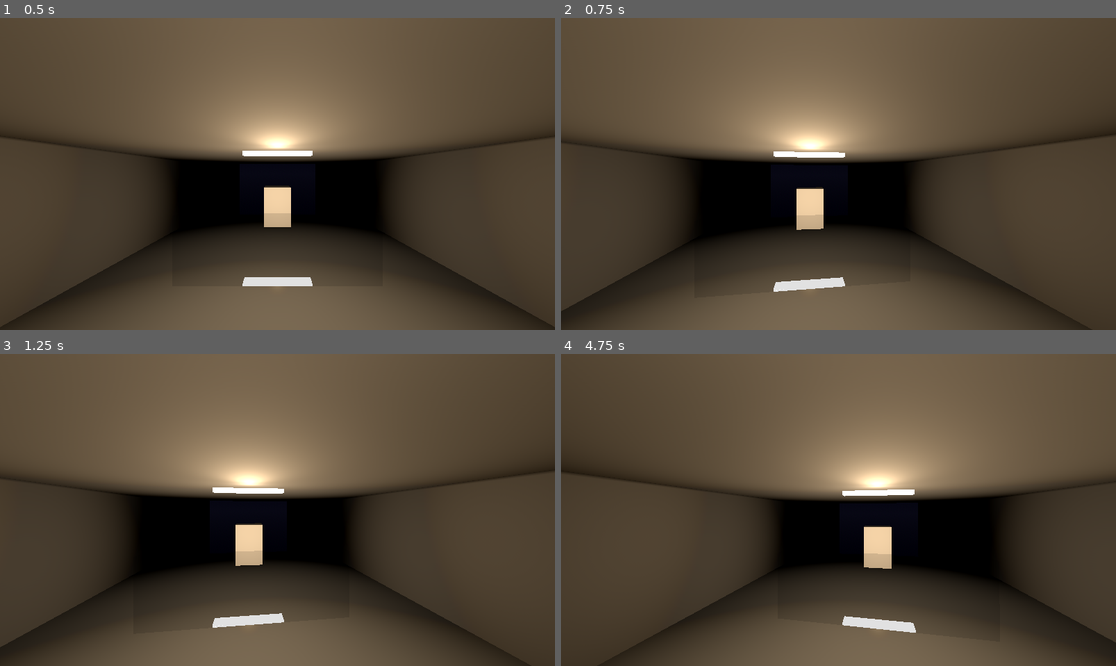
Above: before the commit, frames 1-4 (two rows, left to right).
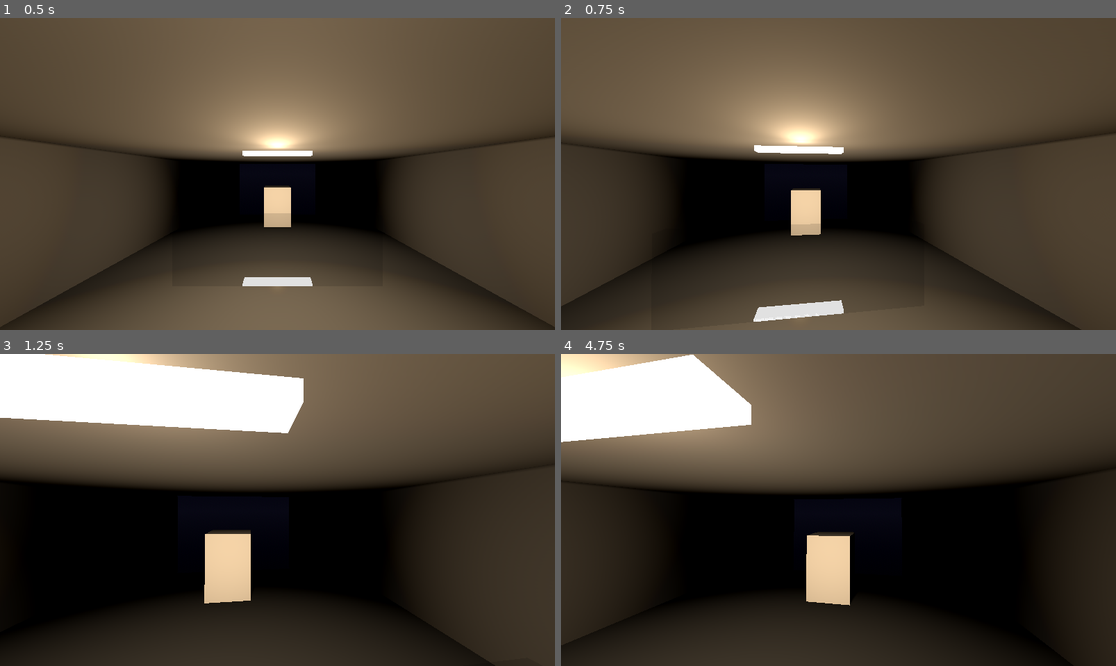
Above: after the commit, the same moments.

Repository: cbcom-wq/whoknows
Game: Godot game, scene res://scenes/flight_test.tscn
The game is run twice, just before and just after one commit, with the same random seed, the same clock (stepped at 60 frames per second) and the same inputs.
Inputs (mouse positions are in pixels of both pictures, inside the frame that each line leads up to):
- Up to frame 1 (0.5 s): no input
- Up to frame 2 (0.75 s): tap Enter at 0.5 s; move the mouse to (866, 174) at 0.52 s; hold W (move_forward, bound only after the commit) from 0.53 s (still down); hold Space (boost, bound only after the commit) from 0.53 s (still down); click (866, 174) at 0.67 s
- Up to frame 3 (1.25 s): keep holding W (move_forward, bound only after the commit); keep holding Space (boost, bound only after the commit); tap Ctrl (crouch, bound only after the commit) at 0.8 s
- Up to frame 4 (4.75 s): keep holding W (move_forward, bound only after the commit); move the mouse to (810, 510) at 1.27 s; release Space (boost, bound only after the commit) at 1.28 s; tap Ctrl (crouch, bound only after the commit) at 1.35 s; click (810, 510) at 1.42 s; tap V (cycle_camera, bound only after the commit) at 1.55 s; move the mouse to (849, 503) at 2.02 s; hold V (cycle_camera, bound only after the commit) 2.03-2.78 s; click (849, 503) at 2.17 s; tap F (interact, bound only after the commit) at 2.3, 2.85 s; move the mouse to (832, 516) at 2.77 s; click (832, 516) at 2.92 s; tap Shift (sprint, bound only after the commit) at 3.05 s; tap Space (boost, bound only after the commit) at 3.5, 4.55 s; move the mouse to (877, 513) at 3.52 s; hold Shift (sprint, bound only after the commit) 3.53-4.28 s; click (877, 513) at 3.67 s; tap Z (toggle_assist, bound only after the commit) at 3.8, 4.35 s; move the mouse to (794, 506) at 4.27 s; click (794, 506) at 4.42 s

Frame 1 is identical in both runs. In frame 2, 7.0% of the frame differs, in the area x 0-89%, y 29-98%; in frame 3, 60%; in frame 4, 76%, in the area x 0-100%, y 0-100%.

Commit message:
Bind the input map so keys actually do something
Every input action was registered with zero events: project.godot wrote
the events array as JSON dictionaries, which Godot 4 parses without
error and silently discards. Godot 4 requires Object(InputEventKey, ...)
constructor syntax. The game launched, rendered, and responded to the
mouse -- which reads raw InputEventMouseMotion and never touches the
InputMap -- while every key did nothing.

Rewritten in the correct format using physical_keycode, so bindings
follow key position rather than keyboard layout. test/unit/test_input_map.gd
now asserts every action exists, has at least one binding, and that the
movement keys land on the expected physical keys.

Co-Authored-By: Claude Opus 5 <noreply@anthropic.com>

Diff:
--- a/who-knows/project.godot
+++ b/who-knows/project.godot
@@ -25,7 +25,56 @@
 
 [input]
 
-move_forward={"deadzone":0.2,"events":[{"device":-1,"keycode":87,"physical_keycode":0,"type":"InputEventKey","pressed":true}]}
+move_forward={
+"deadzone": 0.2,
+"events": [Object(InputEventKey,"resource_local_to_scene":false,"resource_name":"","device":-1,"window_id":0,"alt_pressed":false,"shift_pressed":false,"ctrl_pressed":false,"meta_pressed":false,"pressed":false,"keycode":0,"physical_keycode":87,"key_label":0,"unicode":0,"location":0,"echo":false,"script":null)]
+}
+move_back={
+"deadzone": 0.2,
+"events": [Object(InputEventKey,"resource_local_to_scene":false,"resource_name":"","device":-1,"window_id":0,"alt_pressed":false,"shift_pressed":false,"ctrl_pressed":false,"meta_pressed":false,"pressed":false,"keycode":0,"physical_keycode":83,"key_label":0,"unicode":0,"location":0,"echo":false,"script":null)]
+}
+move_left={
+"deadzone": 0.2,
+"events": [Object(InputEventKey,"resource_local_to_scene":false,"resource_name":"","device":-1,"window_id":0,"alt_pressed":false,"shift_pressed":false,"ctrl_pressed":false,"meta_pressed":false,"pressed":false,"keycode":0,"physical_keycode":65,"key_label":0,"unicode":0,"location":0,"echo":false,"script":null)]
+}
+move_right={
+"deadzone": 0.2,
+"events": [Object(InputEventKey,"resource_local_to_scene":false,"resource_name":"","device":-1,"window_id":0,"alt_pressed":false,"shift_pressed":false,"ctrl_pressed":false,"meta_pressed":false,"pressed":false,"keycode":0,"physical_keycode":68,"key_label":0,"unicode":0,"location":0,"echo":false,"script":null)]
+}
+sprint={
+"deadzone": 0.2,
+"events": [Object(InputEventKey,"resource_local_to_scene":false,"resource_name":"","device":-1,"window_id":0,"alt_pressed":false,"shift_pressed":false,"ctrl_pressed":false,"meta_pressed":false,"pressed":false,"keycode":0,"physical_keycode":4194325,"key_label":0,"unicode":0,"location":0,"echo":false,"script":null)]
+}
+crouch={
+"deadzone": 0.2,
+"events": [Object(InputEventKey,"resource_local_to_scene":false,"resource_name":"","device":-1,"window_id":0,"alt_pressed":false,"shift_pressed":false,"ctrl_pressed":false,"meta_pressed":false,"pressed":false,"keycode":0,"physical_keycode":4194326,"key_label":0,"unicode":0,"location":0,"echo":false,"script":null)]
+}
+interact={
+"deadzone": 0.2,
+"events": [Object(InputEventKey,"resource_local_to_scene":false,"resource_name":"","device":-1,"window_id":0,"alt_pressed":false,"shift_pressed":false,"ctrl_pressed":false,"meta_pressed":false,"pressed":false,"keycode":0,"physical_keycode":70,"key_label":0,"unicode":0,"location":0,"echo":false,"script":null)]
+}
+roll_left={
+"deadzone": 0.2,
+"events": [Object(InputEventKey,"resource_local_to_scene":false,"resource_name":"","device":-1,"window_id":0,"alt_pressed":false,"shift_pressed":false,"ctrl_pressed":false,"meta_pressed":false,"pressed":false,"keycode":0,"physical_keycode":81,"key_label":0,"unicode":0,"location":0,"echo":false,"script":null)]
+}
+roll_right={
+"deadzone": 0.2,
+"events": [Object(InputEventKey,"resource_local_to_scene":false,"resource_name":"","device":-1,"window_id":0,"alt_pressed":false,"shift_pressed":false,"ctrl_pressed":false,"meta_pressed":false,"pressed":false,"keycode":0,"physical_keycode":69,"key_label":0,"unicode":0,"location":0,"echo":false,"script":null)]
+}
+boost={
+"deadzone": 0.2,
+"events": [Object(InputEventKey,"resource_local_to_scene":false,"resource_name":"","device":-1,"window_id":0,"alt_pressed":false,"shift_pressed":false,"ctrl_pressed":false,"meta_pressed":false,"pressed":false,"keycode":0,"physical_keycode":32,"key_label":0,"unicode":0,"location":0,"echo":false,"script":null)]
+}
+toggle_assist={
+"deadzone": 0.2,
+"events": [Object(InputEventKey,"resource_local_to_scene":false,"resource_name":"","device":-1,"window_id":0,"alt_pressed":false,"shift_pressed":false,"ctrl_pressed":false,"meta_pressed":false,"pressed":false,"keycode":0,"physical_keycode":90,"key_label":0,"unicode":0,"location":0,"echo":false,"script":null)]
+}
+cycle_camera={
+"deadzone": 0.2,
+"events": [Object(InputEventKey,"resource_local_to_scene":false,"resource_name":"","device":-1,"window_id":0,"alt_pressed":false,"shift_pressed":false,"ctrl_pressed":false,"meta_pressed":false,"pressed":false,"keycode":0,"physical_keycode":86,"key_label":0,"unicode":0,"location":0,"echo":false,"script":null)]
+}
+
+[{"device":-1,"keycode":87,"physical_keycode":0,"type":"InputEventKey","pressed":true}]}
 move_back={"deadzone":0.2,"events":[{"device":-1,"keycode":83,"physical_keycode":0,"type":"InputEventKey","pressed":true}]}
 move_left={"deadzone":0.2,"events":[{"device":-1,"keycode":65,"physical_keycode":0,"type":"InputEventKey","pressed":true}]}
 move_right={"deadzone":0.2,"events":[{"device":-1,"keycode":68,"physical_keycode":0,"type":"InputEventKey","pressed":true}]}
--- /dev/null
+++ b/who-knows/test/unit/test_input_map.gd
@@ -0,0 +1,54 @@
+extends GutTest
+
+## Guards the input map itself. Godot accepts a malformed `events` array in
+## project.godot without complaint and simply registers the action with no
+## bindings -- the game then launches, renders, and responds to the mouse
+## while every key silently does nothing.
+
+const REQUIRED_ACTIONS := [
+	&"move_forward", &"move_back", &"move_left", &"move_right",
+	&"sprint", &"crouch", &"interact",
+	&"roll_left", &"roll_right", &"boost",
+	&"toggle_assist", &"cycle_camera",
+]
+
+func test_every_gameplay_action_is_registered():
+	for action in REQUIRED_ACTIONS:
+		assert_true(InputMap.has_action(action), "action not registered: %s" % action)
+
+func test_every_gameplay_action_has_at_least_one_binding():
+	for action in REQUIRED_ACTIONS:
+		if not InputMap.has_action(action):
+			continue
+		var events := InputMap.action_get_events(action)
+		assert_gt(
+			events.size(), 0,
+			"action '%s' is registered but has no bound events" % action
+		)
+
+func test_every_binding_is_a_real_input_event():
+	for action in REQUIRED_ACTIONS:
+		if not InputMap.has_action(action):
+			continue
+		for event in InputMap.action_get_events(action):
+			assert_true(
+				event is InputEvent,
+				"action '%s' has a binding that is not an InputEvent" % action
+			)
+
+func test_movement_keys_are_bound_to_the_expected_physical_keys():
+	var expected := {
+		&"move_forward": KEY_W,
+		&"move_back": KEY_S,
+		&"move_left": KEY_A,
+		&"move_right": KEY_D,
+		&"interact": KEY_F,
+	}
+	for action in expected:
+		var wanted: Key = expected[action]
+		var found := false
+		for event in InputMap.action_get_events(action):
+			if event is InputEventKey and event.physical_keycode == wanted:
+				found = true
+				break
+		assert_true(found, "action '%s' is not bound to its expected key" % action)
Not shown, changed: docs/superpowers/plans/2026-08-21-who-knows-slice-1.md
